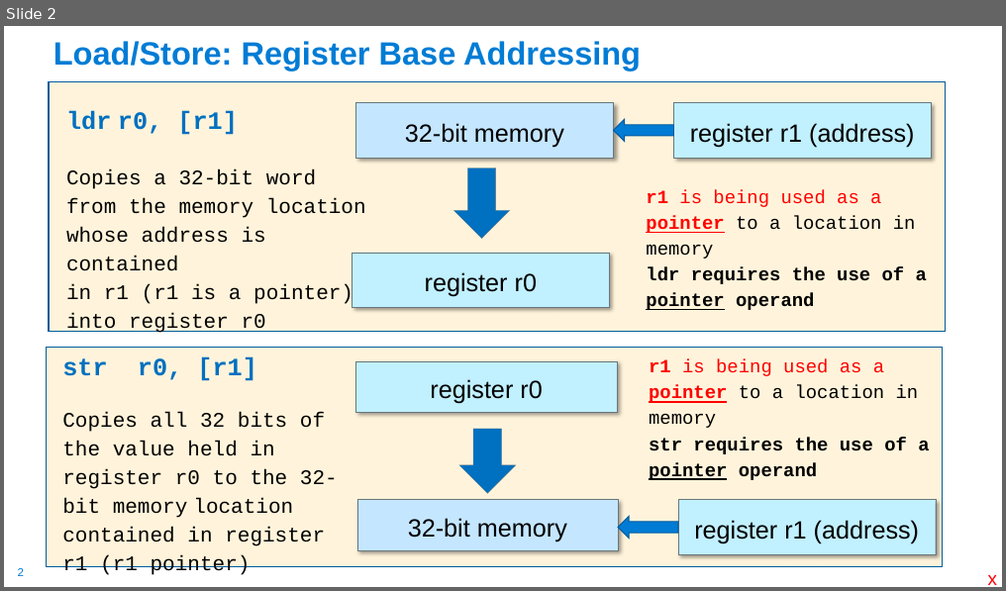
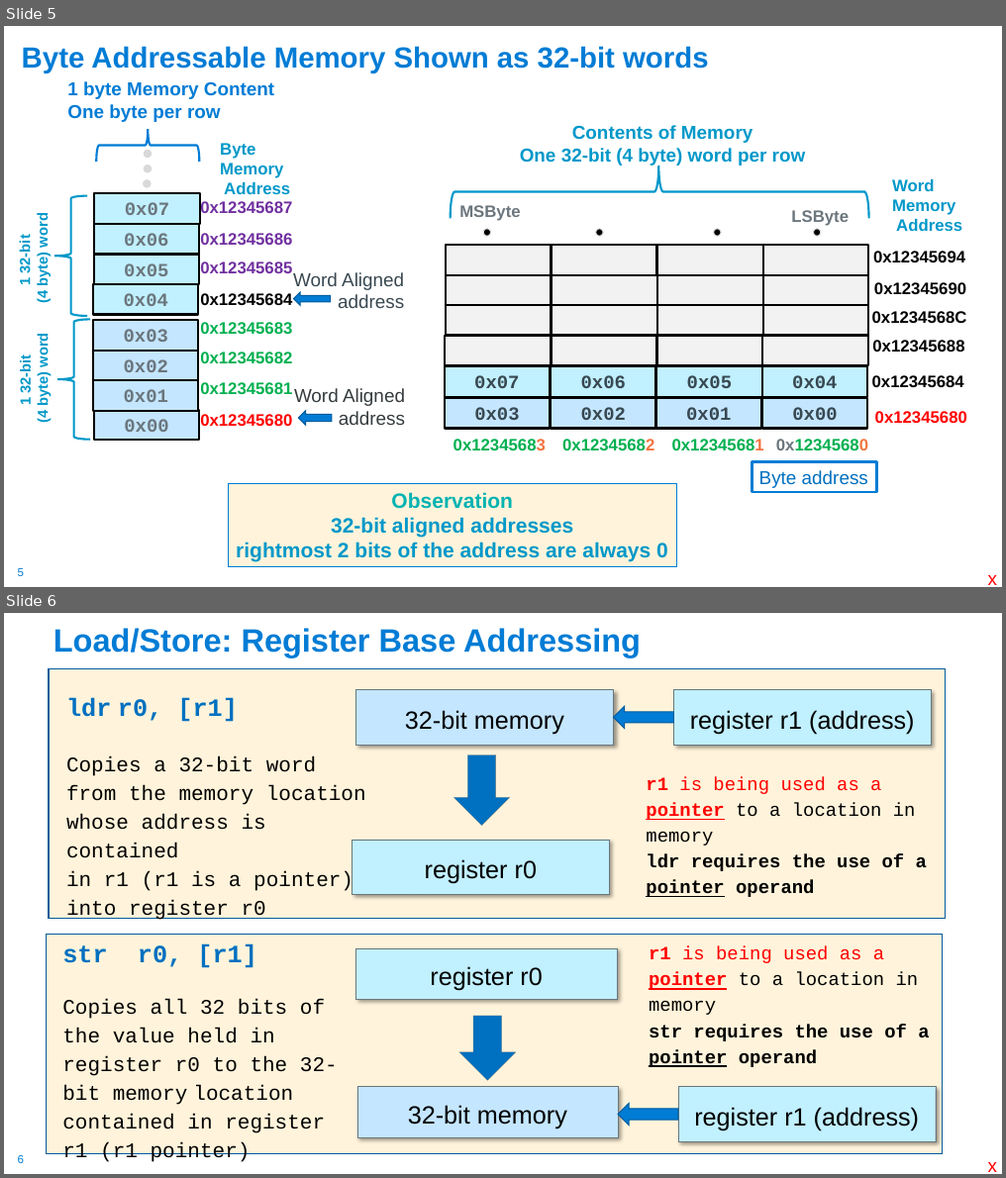
Before and after one commit to cse30-fa22/Muller_CSE30_Lecture_Slides, a slide deck: 08_Assm_Part3.pptx. Shown one above the other, each under a label of ours: slide 2 before the commit, slides 5 and 6 after it. The pictures are 1006x591 and 1006x1178 pixels, drawn with LibreOffice and Linux fonts; fonts in the diff are those of the drawing. Boxes give left, top, right and bottom in pixels: in the first picture for what was removed or moved away, otherwise in the second. Text is boxed around its words. In the diff, an @@ line names an element or a change of style, - is before the commit and + after.

```diff
--- a/08_Assm_Part3.pptx
+++ b/08_Assm_Part3.pptx
@@ slide 5 added at (x1=4, y1=26, x2=1002, y2=587), background #FFFFFF; not listed: 1 template element that a slide beside it also shows @@
@@ title added at (x1=22, y1=46, x2=708, y2=74), 28 pt, text #007CD5, bold @@
+Byte Addressable Memory Shown as 32-bit words
@@ group added at (x1=445, y1=125, x2=967, y2=492): 25 rectangles, 14 texts, 4 ellipses, 1 right brace @@
+0x04
+0x05
+0x06
+0x07
+0x00
+0x01
+0x02
+0x03
+LSByte
+MSByte
+0x12345680
+0x12345681
+0x12345682
+0x12345683
+Contents of Memory
+One 32-bit (4 byte) word per row
+0x12345680
+0x12345684
+Byte address
+0x12345688
+0x1234568C
+0x12345690
+0x12345694
+Word
+Memory
+Address
@@ group added at (x1=17, y1=81, x2=292, y2=440): 12 texts, 8 rectangles, 3 right braces, 3 ellipses @@
+0x12345680
+0x12345682
+0x12345681
+0x12345683
+0x00
+0x01
+0x02
+0x03
+1 32-bit
+(4 byte) word
+0x12345684
+0x12345686
+0x12345687
+0x12345685
+0x04
+0x05
+0x06
+0x07
+1 byte Memory Content
+One byte per row
+Byte
+Memory
+Address
+1 32-bit
+(4 byte) word
@@ text added at (x1=293, y1=273, x2=404, y2=308), 18 pt, text #384851 @@
+Word Aligned address
@@ down arrow added at (x1=294, y1=292, x2=331, y2=305), fill #007CD5, outline #005C9E 1 pt @@
@@ text added at (x1=294, y1=388, x2=405, y2=425), 18 pt, text #363B3E @@
+Word Aligned address
@@ down arrow added at (x1=299, y1=411, x2=332, y2=425), fill #007CD5, outline #005C9E 1 pt @@
@@ rectangle added at (x1=228, y1=484, x2=677, y2=568), fill #FFF4DB, outline #007CD5 0.75 pt, 20 pt, text #0098C9, bold @@
+Observation
+32-bit aligned addresses
+rightmost 2 bits of the address are always 0
@@ text added at (x1=988, y1=575, x2=997, y2=585), 18 pt, text #FF0000 @@
+x
@@ what was slide 2 is now slide 6 @@
@@ page number at (x1=18, y1=1156, x2=24, y2=1163): text changed @@
-2
+6
```
Also in this commit, not shown: 13 slides changed, 14 other slides added, 1 slide removed, 1 other file.
